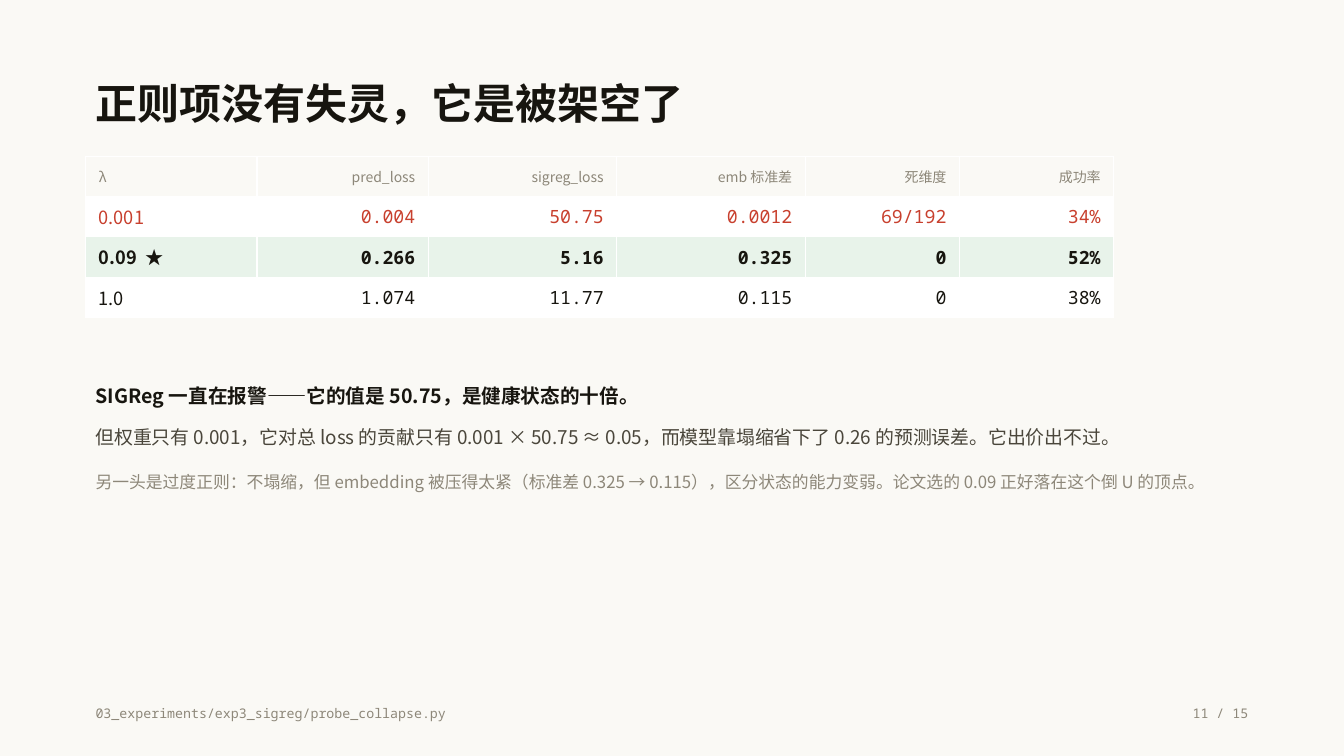
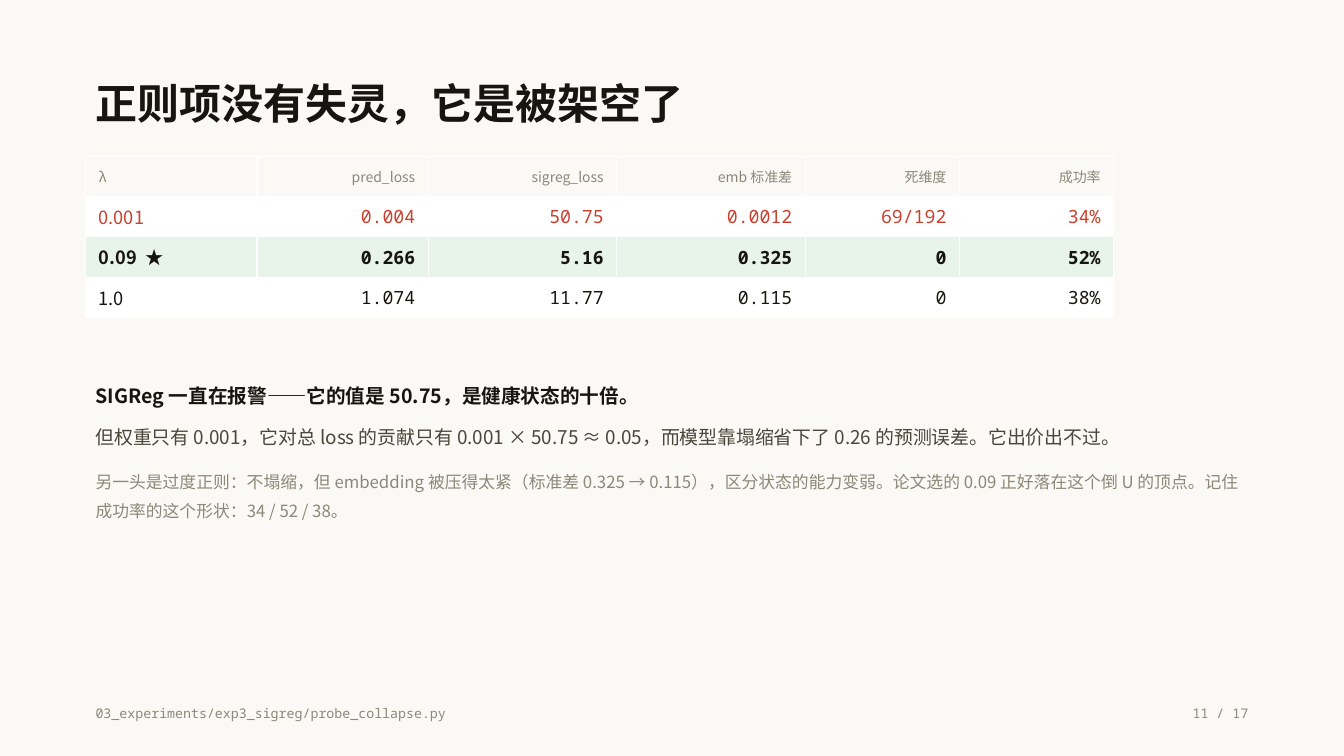
Before and after one commit to ZephyrFinn/world-models-study, a slide deck: slide 11 of slides/世界模型的两条路线.pptx. Drawn at 1344x756 pixels with LibreOffice and Linux fonts; fonts in the diff are those of the drawing. Boxes give left, top, right and bottom in pixels: in the first picture for what was removed or moved away, otherwise in the second. Text is boxed around its words. In the diff, an @@ line names an element or a change of style, - is before the commit and + after.

```diff
--- a/slides/世界模型的两条路线.pptx
+++ b/slides/世界模型的两条路线.pptx
@@ text at [96, 474, 1238, 519]: text changed @@
-另一头是过度正则：不塌缩，但 embedding 被压得太紧（标准差 0.325 → 0.115），区分状态的能力变弱。论文选的 0.09 正好落在这个倒 U 的顶点。
+另一头是过度正则：不塌缩，但 embedding 被压得太紧（标准差 0.325 → 0.115），区分状态的能力变弱。论文选的 0.09 正好落在这个倒 U 的顶点。记住成功率的这个形状：34 / 52 / 38。
@@ text at [1193, 708, 1248, 718]: text changed @@
-11 / 15
+11 / 17
```
Also in this commit, not shown: 13 other slides changed, 3 slides added, 1 slide removed, 4 other files.
